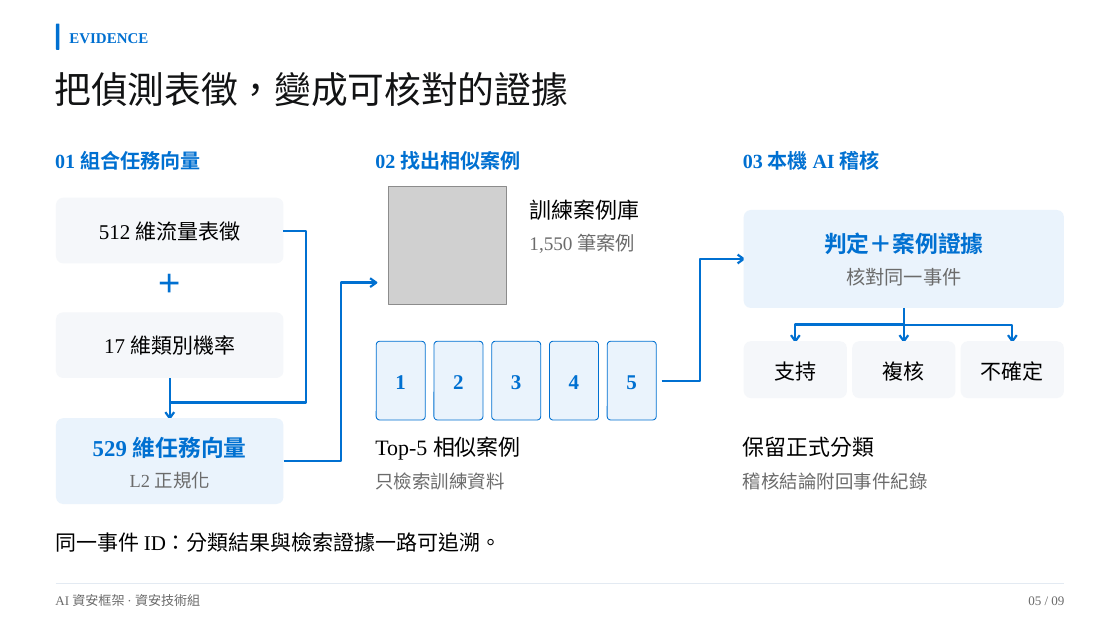
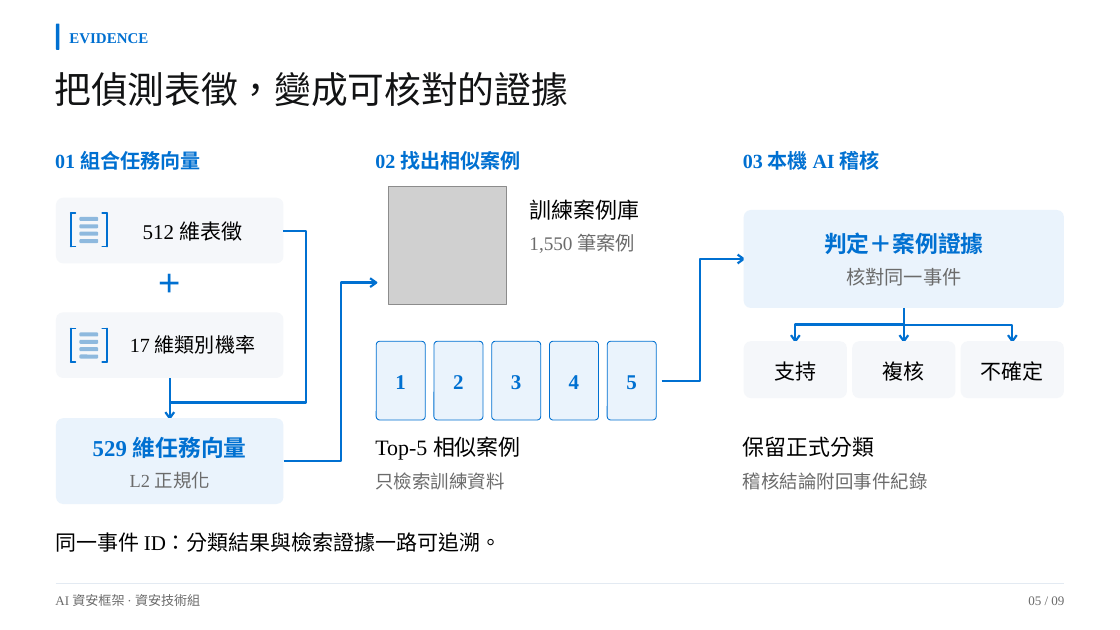
Before and after one commit to Lily09-project/innoserve-competition, a slide deck: slide 5 of deliverables/決賽簡報_AI資安框架.pptx. Drawn at 1120x630 pixels with LibreOffice and Linux fonts; fonts in the diff are those of the drawing; grey boxes stand for pictures. Boxes give left, top, right and bottom in pixels: in the first picture for what was removed or moved away, otherwise in the second. Text is boxed around its words. In the diff, an @@ line names an element or a change of style, - is before the commit and + after.

```diff
--- a/deliverables/決賽簡報_AI資安框架.pptx
+++ b/deliverables/決賽簡報_AI資安框架.pptx
@@ text at [143,221,242,241]: text changed @@
-512 維流量表徵
+512 維表徵
@@ group added at [71,213,108,363]: 12 freeform shapes, 8 rounded rectangles @@
@@ text "17 維類別機率": place and size @@
-text "17 維類別機率" at [104,335,235,355]
+text "17 維類別機率" at [130,335,255,354]
@@ text "17 維類別機率" at [130,335,255,354]: size 18 to 17.2 pt @@
```
Also in this commit, not shown: 8 other slides changed, 16 other files.
